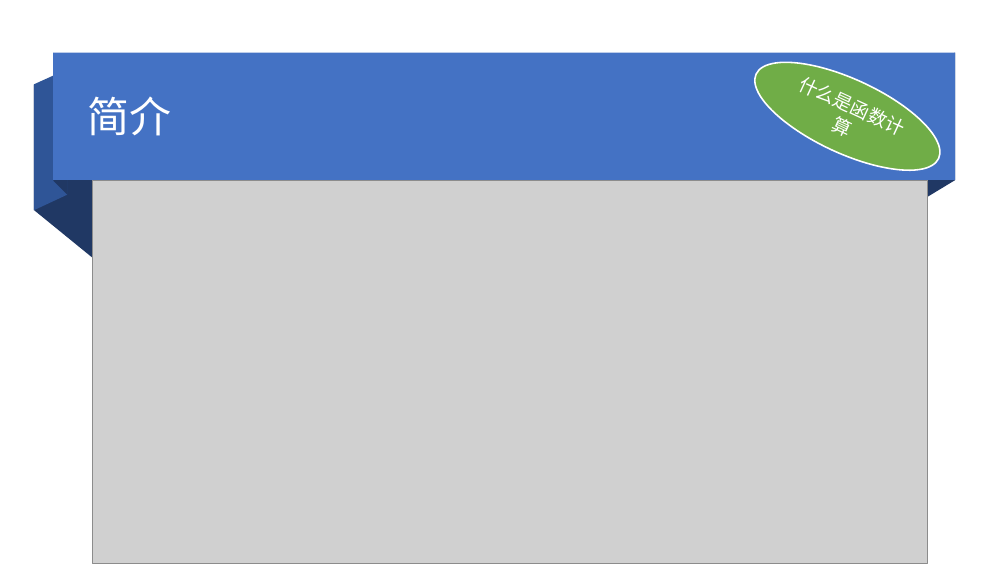
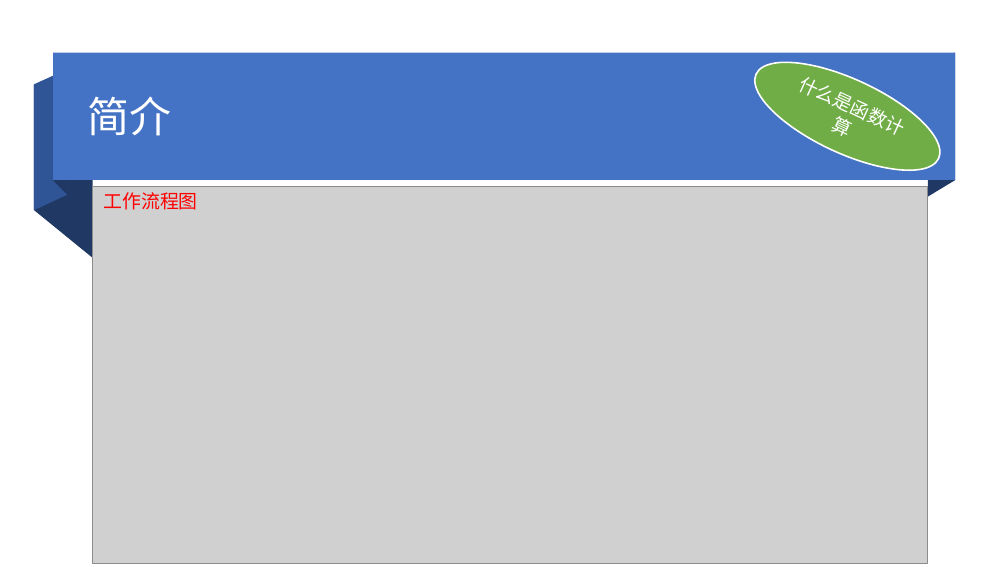
Before and after one commit to wangqisong/fc, a slide deck: slide 3 of doc/阿里云函数计算.pptx. Drawn at 1008x567 pixels with LibreOffice and Linux fonts; fonts in the diff are those of the drawing; grey boxes stand for pictures. Boxes give left, top, right and bottom in pixels: in the first picture for what was removed or moved away, otherwise in the second. Text is boxed around its words. In the diff, an @@ line names an element or a change of style, - is before the commit and + after.

```diff
--- a/doc/阿里云函数计算.pptx
+++ b/doc/阿里云函数计算.pptx
@@ picture: place and size @@
-picture at box(92, 180, 927, 564)
+picture at box(92, 186, 927, 564)
@@ text added at box(103, 192, 197, 210), 18 pt, text #FF0000 @@
+工作流程图
```
Also in this commit, not shown: 8 other slides changed, 2 slides added.
